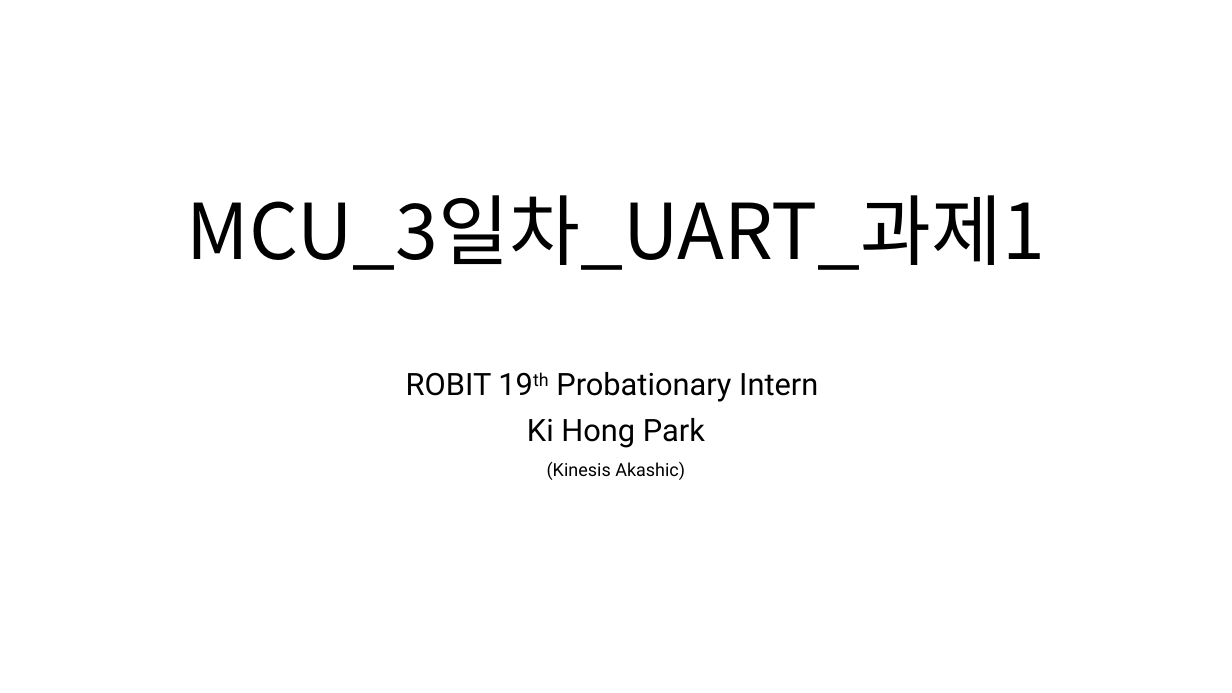
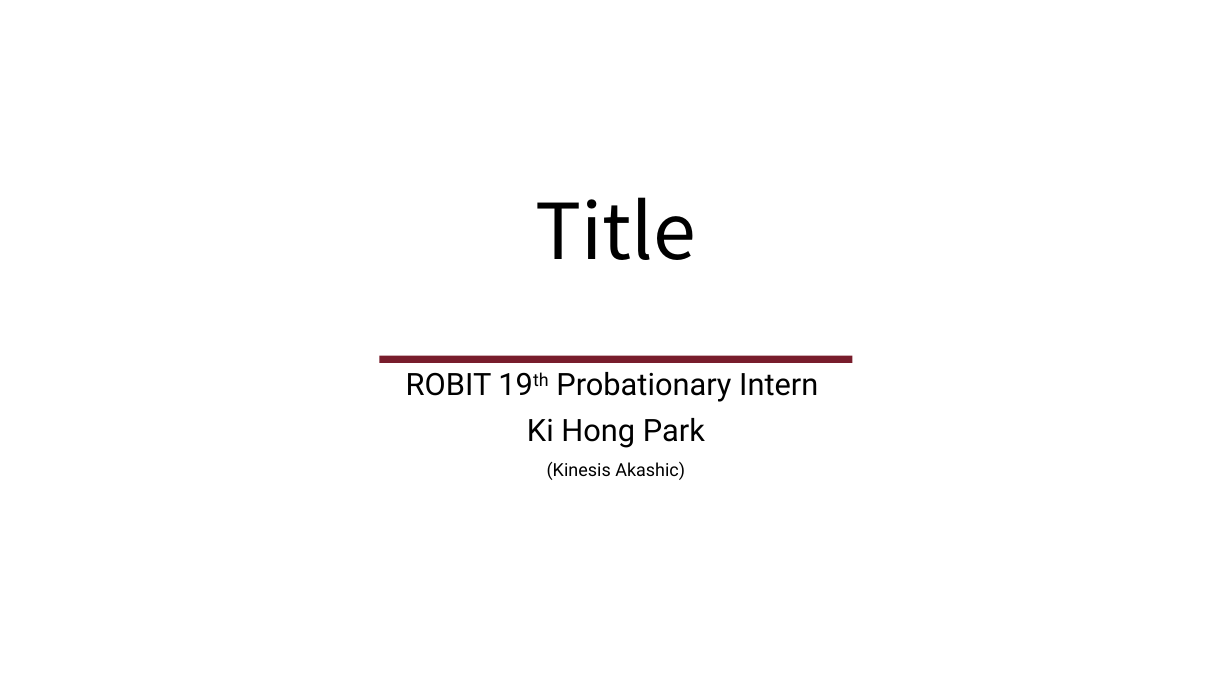
Before and after one commit to kinesis19/ROBIT_ProbationaryIntern_KiHongPark_HW_repo, a slide deck: slide 1 of Templates/ROBIT_REPORT_PPT_TEMPLATE.pptx. Drawn at 1232x693 pixels with LibreOffice and Linux fonts; fonts in the diff are those of the drawing. Boxes give left, top, right and bottom in pixels: in the first picture for what was removed or moved away, otherwise in the second. Text is boxed around its words. In the diff, an @@ line names an element or a change of style, - is before the commit and + after.

Commit message:
:memo: Update PPT Template (.pptx)

```diff
--- a/Templates/ROBIT_REPORT_PPT_TEMPLATE.pptx
+++ b/Templates/ROBIT_REPORT_PPT_TEMPLATE.pptx
@@ title at [536, 197, 697, 260]: text changed @@
-MCU_3일차_UART_과제1
+Title
@@ rectangle added at [380, 356, 853, 363], fill #781D2C @@
```
